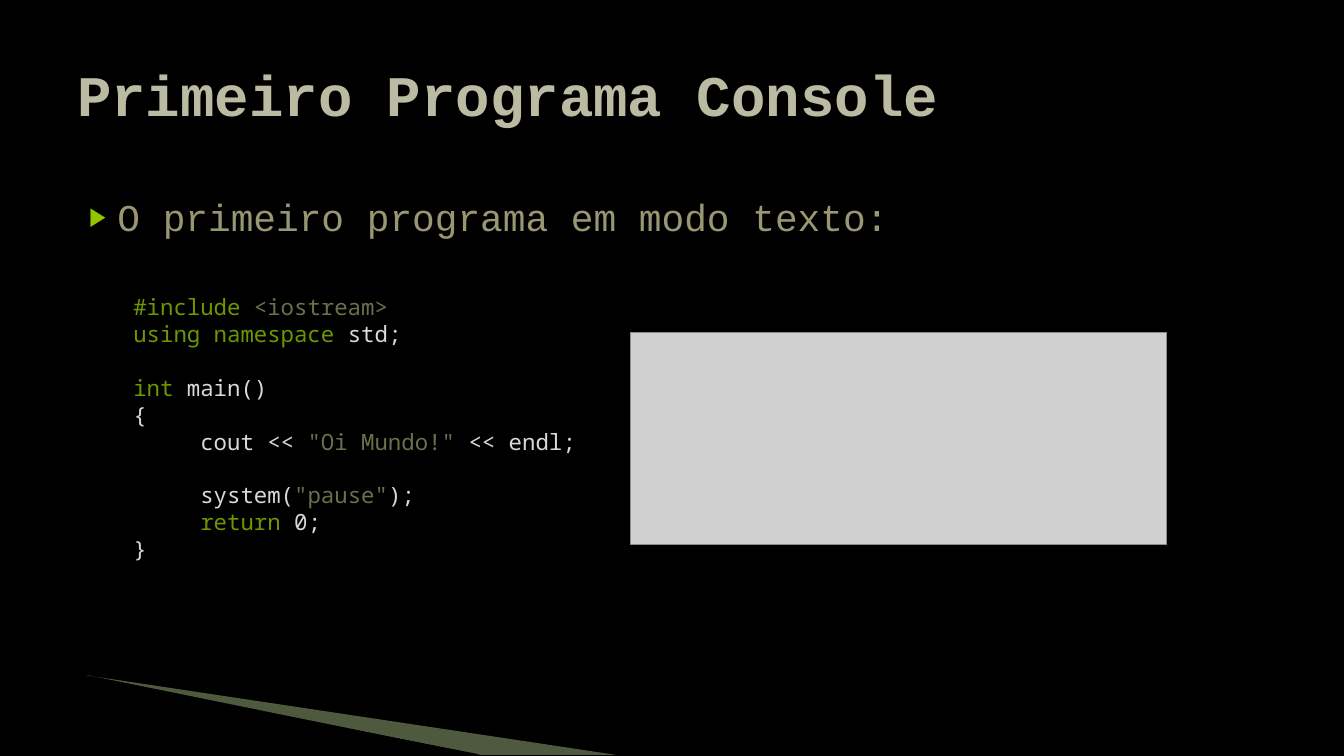
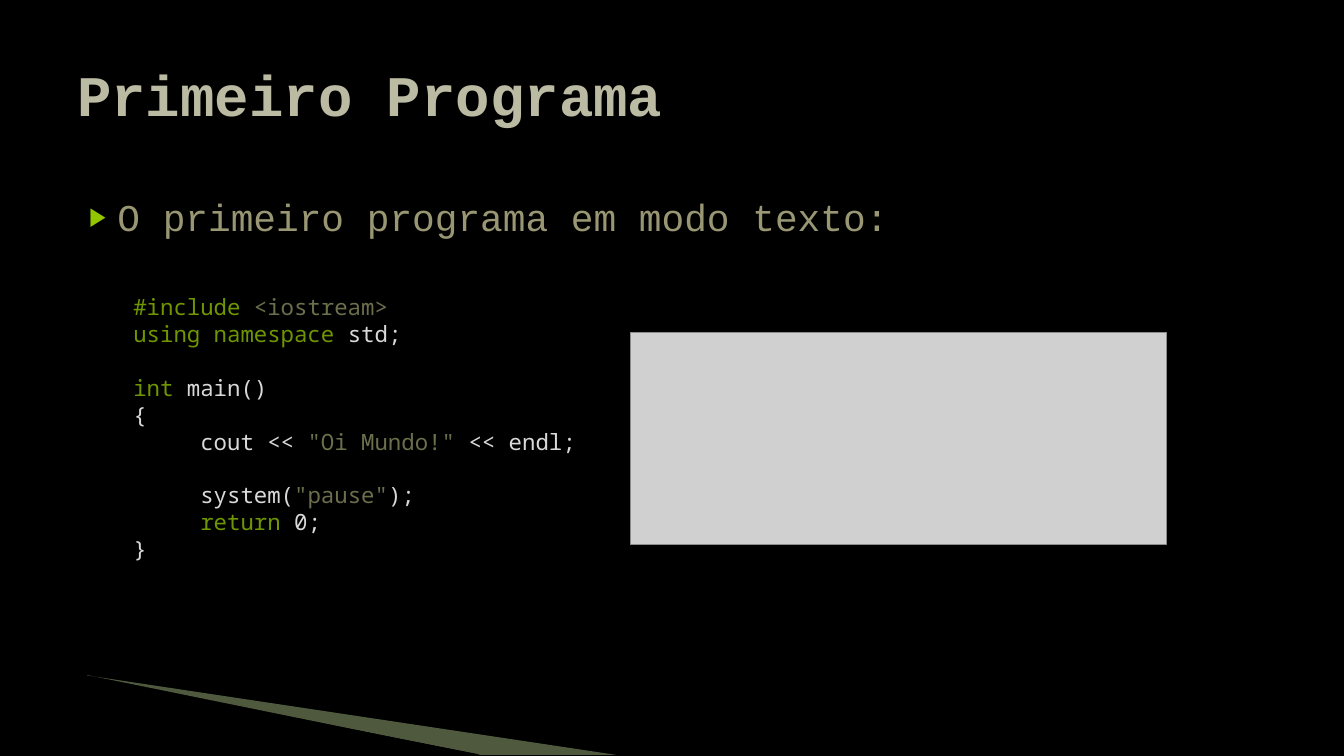
Before and after one commit to JudsonSS/Jogos, a slide deck: slide 9 of Slides/01. Programação Windows.pptx. Drawn at 1344x756 pixels with LibreOffice and Linux fonts; fonts in the diff are those of the drawing; grey boxes stand for pictures; background and template pictures are left out. Boxes give left, top, right and bottom in pixels: in the first picture for what was removed or moved away, otherwise in the second. Text is boxed around its words. In the diff, an @@ line names an element or a change of style, - is before the commit and + after.

```diff
--- a/Slides/01. Programação Windows.pptx
+++ b/Slides/01. Programação Windows.pptx
@@ title at (77,74,662,128): text changed @@
-Primeiro Programa Console
+Primeiro Programa
```
Also in this commit, not shown: 10 other slides changed.
